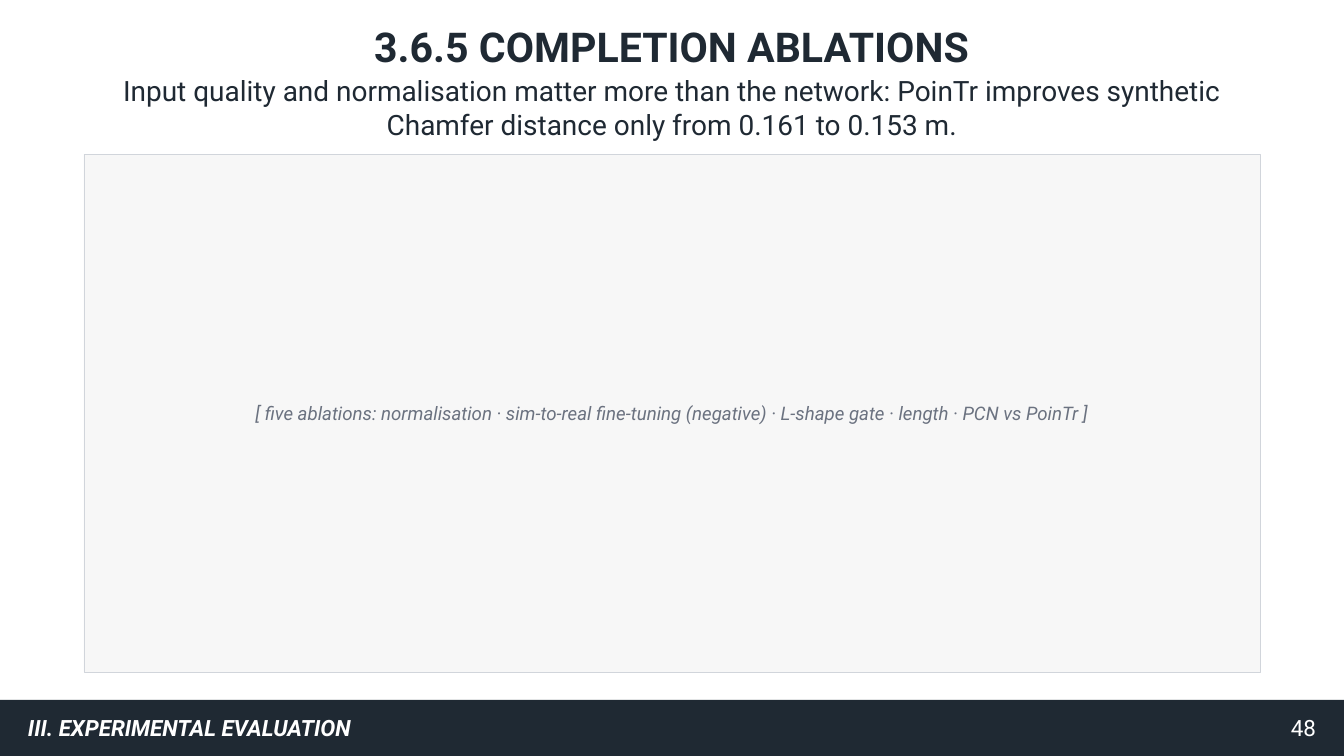
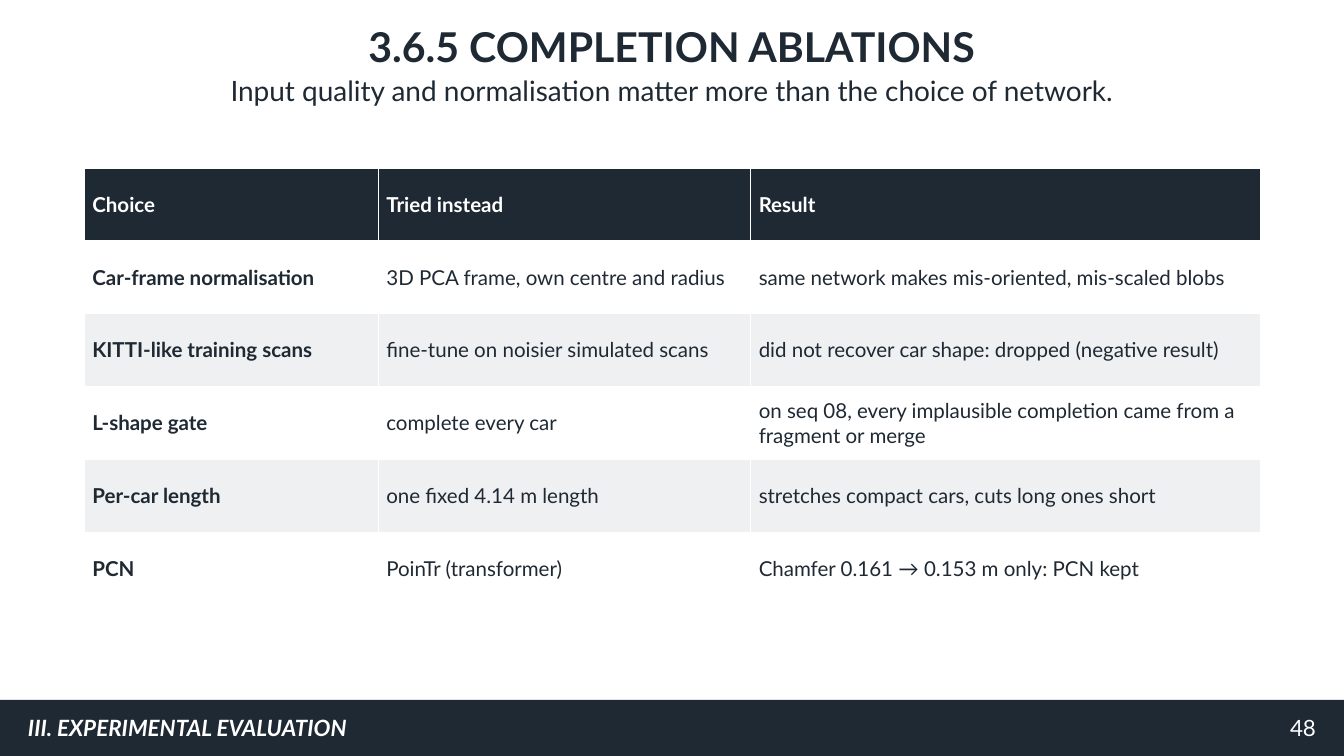
Before and after one commit to gooners006/LIDAR_Segmentation, a slide deck: slide 48 of docs/defense/deck_v2.pptx. Drawn at 1344x756 pixels with LibreOffice and Linux fonts; fonts in the diff are those of the drawing. Boxes give left, top, right and bottom in pixels: in the first picture for what was removed or moved away, otherwise in the second. Text is boxed around its words. In the diff, an @@ line names an element or a change of style, - is before the commit and + after.

```diff
--- a/docs/defense/deck_v2.pptx
+++ b/docs/defense/deck_v2.pptx
@@ text at bbox=[231, 80, 1113, 106]: text changed; font Roboto to Lato @@
-Input quality and normalisation matter more than the network: PoinTr improves synthetic Chamfer distance only from 0.161 to 0.153 m.
+Input quality and normalisation matter more than the choice of network.
@@ rectangle removed at bbox=[84, 154, 1260, 672] @@
@@ table added at bbox=[84, 168, 1260, 605], 6 rows, 3 columns @@
+Choice | Tried instead | Result
+Car-frame normalisation | 3D PCA frame, own centre and radius | same network makes mis-oriented, mis-scaled blobs
+KITTI-like training scans | fine-tune on noisier simulated scans | did not recover car shape: dropped (negative result)
+L-shape gate | complete every car | on seq 08, every implausible completion came from a fragment or merge
+Per-car length | one fixed 4.14 m length | stretches compact cars, cuts long ones short
+PCN | PoinTr (transformer) | Chamfer 0.161 → 0.153 m only: PCN kept
@@ text removed at bbox=[265, 405, 1078, 424] @@
-[ five ablations: normalisation · sim-to-real fine-tuning (negative) · L-shape gate · length · PCN vs PoinTr ]
@@ font Roboto to Lato in 3 elements at bbox=[368, 32, 975, 63], bbox=[28, 719, 347, 736], bbox=[1290, 719, 1316, 736] @@
```
Also in this commit, not shown: 56 other slides changed, 4 slides added, 4 slides removed, 53 other files.
